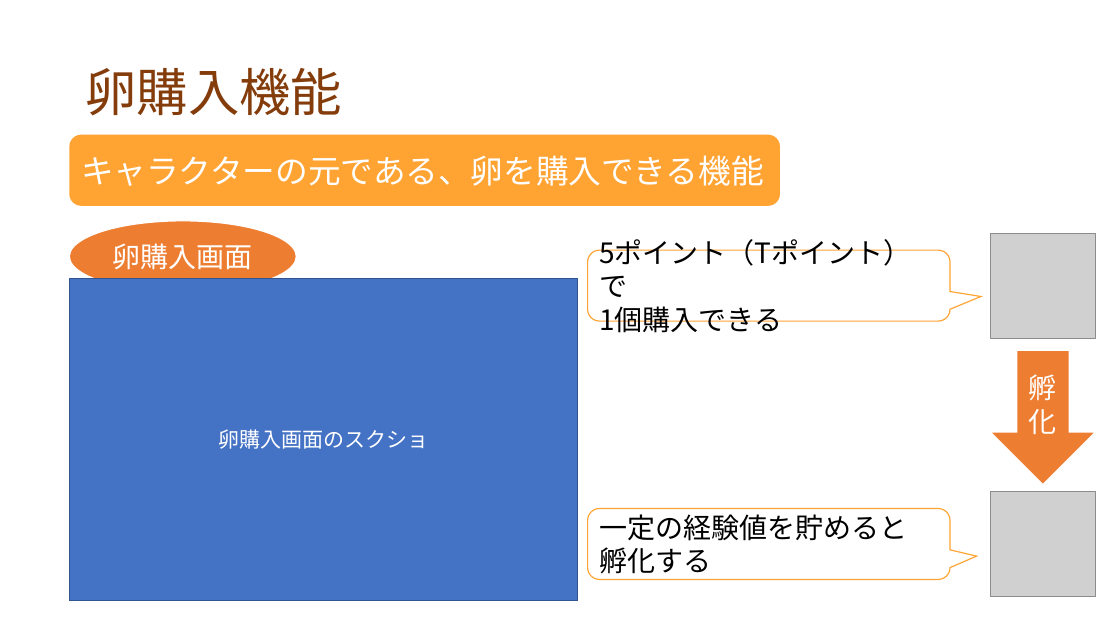
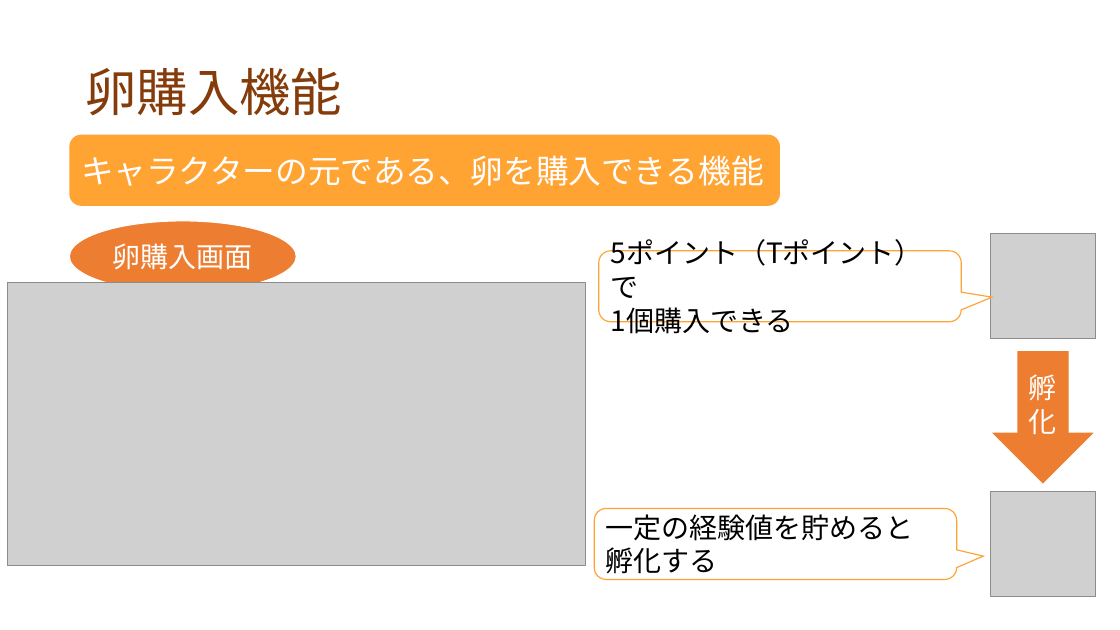
Before and after one commit to dojo2022/F-3, a slide deck: slide 12 of doc/プレゼン資料_F3_なかおっち.pptx. Drawn at 1120x630 pixels with LibreOffice and Linux fonts; fonts in the diff are those of the drawing; grey boxes stand for pictures. Boxes give left, top, right and bottom in pixels: in the first picture for what was removed or moved away, otherwise in the second. Text is boxed around its words. In the diff, an @@ line names an element or a change of style, - is before the commit and + after.

```diff
--- a/doc/プレゼン資料_F3_なかおっち.pptx
+++ b/doc/プレゼン資料_F3_なかおっち.pptx
@@ rounded speech box "5ポイント（Tポイント）で 1個購入できる": place and size @@
-rounded speech box "5ポイント（Tポイント）で 1個購入できる" at (588,250,950,321)
+rounded speech box "5ポイント（Tポイント）で 1個購入できる" at (599,251,961,322)
@@ picture added at (8,283,586,566) @@
@@ rectangle removed at (70,279,578,600) @@
-卵購入画面のスクショ
@@ rounded speech box "一定の経験値を貯めると": place and size @@
-rounded speech box "一定の経験値を貯めると" at (588,508,950,579)
+rounded speech box "一定の経験値を貯めると" at (594,508,956,579)
```
Also in this commit, not shown: 7 other slides changed, 2 slides added, 3 slides removed.
